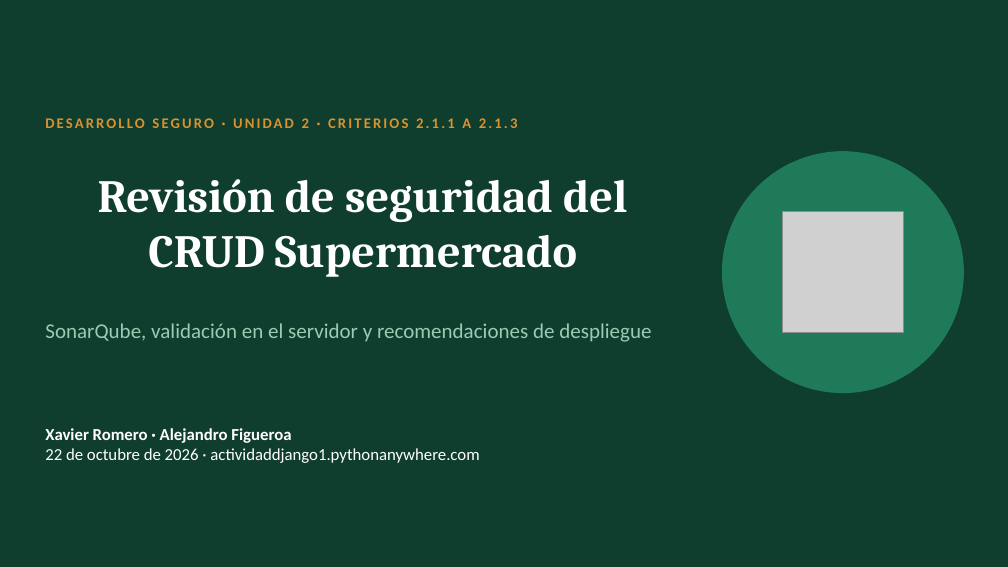
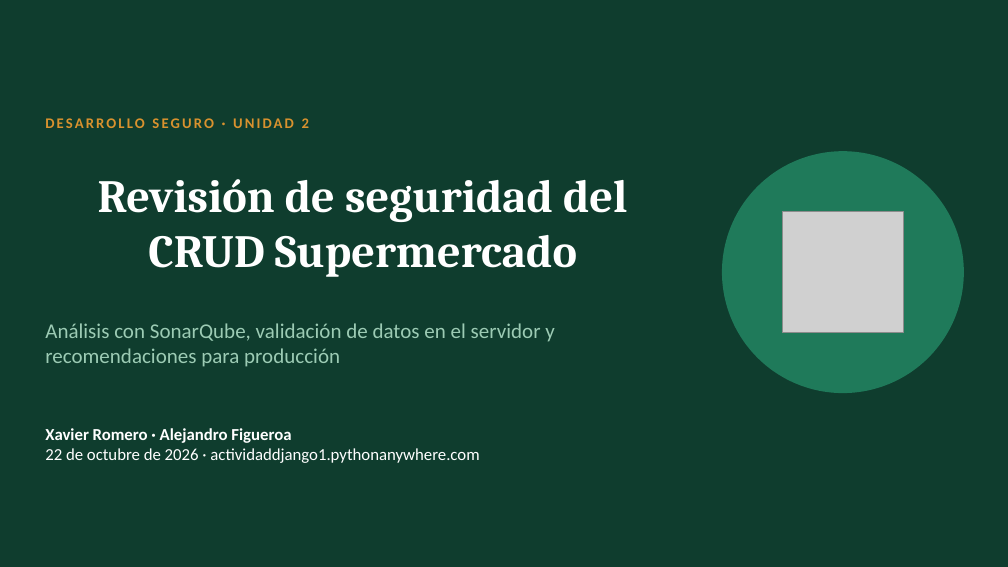
Before and after one commit to xaviiromf/desarrollo-seguro-10-09, a slide deck: slide 1 of evaluacion_u2/Presentacion_U2_Desarrollo_Seguro.pptx. Drawn at 1008x567 pixels with LibreOffice and Linux fonts; fonts in the diff are those of the drawing; grey boxes stand for pictures. Boxes give left, top, right and bottom in pixels: in the first picture for what was removed or moved away, otherwise in the second. Text is boxed around its words. In the diff, an @@ line names an element or a change of style, - is before the commit and + after.

Commit message:
docs: simplify deck wording, drop criteria and commit refs, generate script and prep guide from guion.json

```diff
--- a/evaluacion_u2/Presentacion_U2_Desarrollo_Seguro.pptx
+++ b/evaluacion_u2/Presentacion_U2_Desarrollo_Seguro.pptx
@@ text at box(45, 118, 309, 128): text changed @@
-DESARROLLO SEGURO · UNIDAD 2 · CRITERIOS 2.1.1 A 2.1.3
+DESARROLLO SEGURO · UNIDAD 2
@@ text at box(45, 323, 554, 367): text changed @@
-SonarQube, validación en el servidor y recomendaciones de despliegue
+Análisis con SonarQube, validación de datos en el servidor y recomendaciones para producción
```
Also in this commit, not shown: 13 other slides changed, 5 other files.
